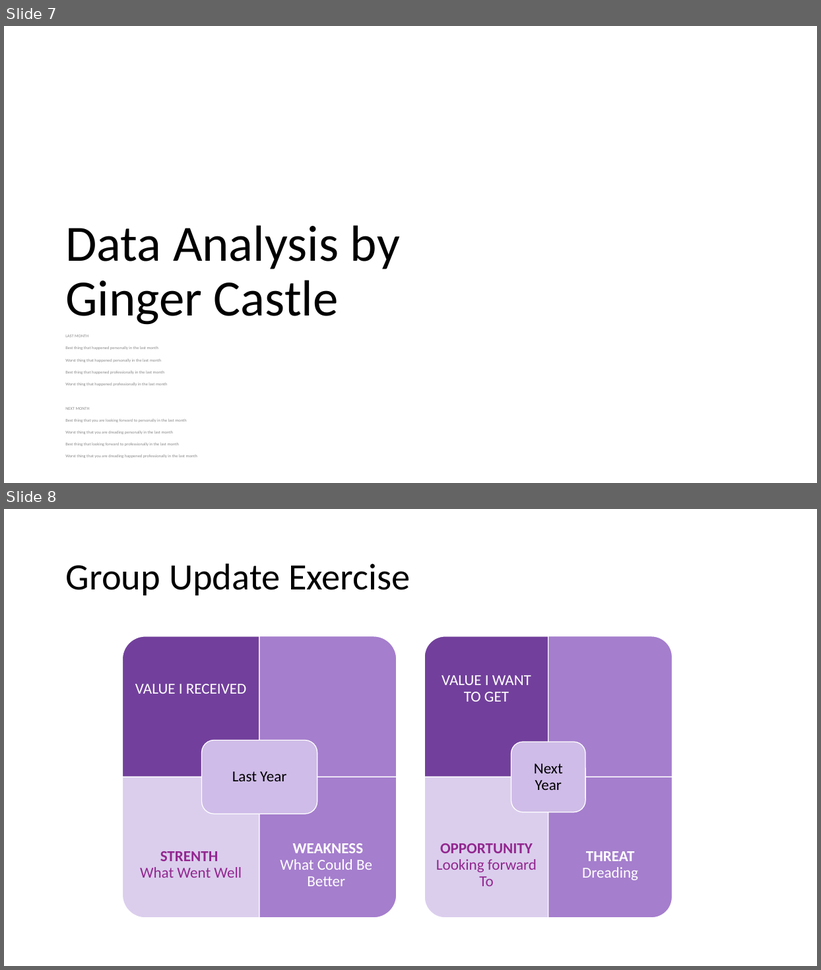
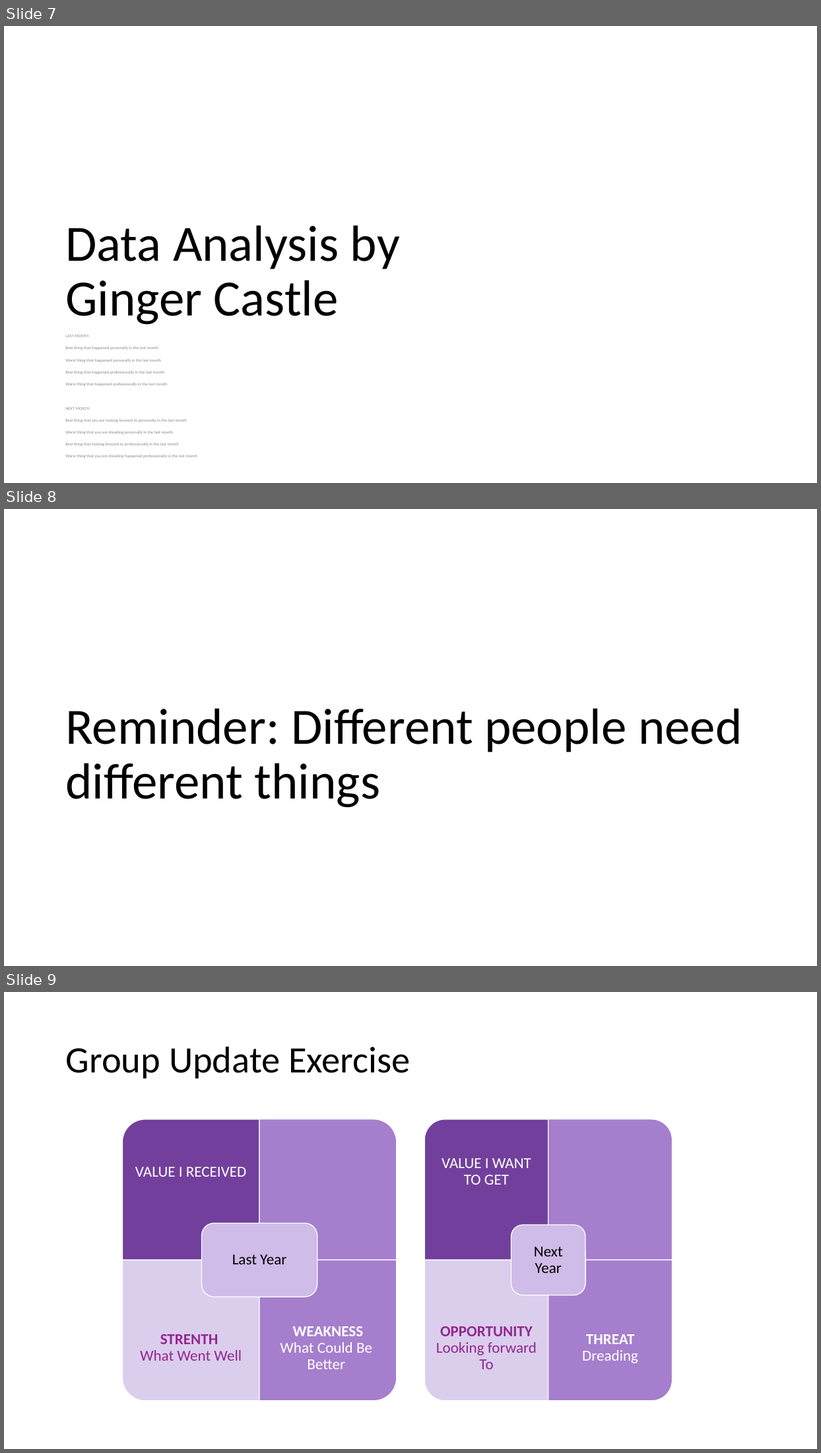
Before and after one commit to datascientistasociety/ServiceManual, a slide deck: ProgramsHandbook/ProgramArchives/20211025AnnualPlanning.pptx. Shown one above the other, each under a label of ours: slides 7 and 8 before the commit, slides 7, 8 and 9 after it. The pictures are 821x970 and 821x1453 pixels, drawn with LibreOffice and Linux fonts; fonts in the diff are those of the drawing. Boxes give left, top, right and bottom in pixels: in the first picture for what was removed or moved away, otherwise in the second. Text is boxed around its words. In the diff, an @@ line names an element or a change of style, - is before the commit and + after.

```diff
--- a/ProgramsHandbook/ProgramArchives/20211025AnnualPlanning.pptx
+++ b/ProgramsHandbook/ProgramArchives/20211025AnnualPlanning.pptx
@@ slide 8 added at (4,509,817,966), background #FFFFFF @@
@@ title added at (65,708,742,808), 60 pt, text #000000 @@
+Reminder: Different people need different things
@@ what was slide 8 is now slide 9 @@
```
Also in this commit, not shown: 6 slides changed, 16 other files.
